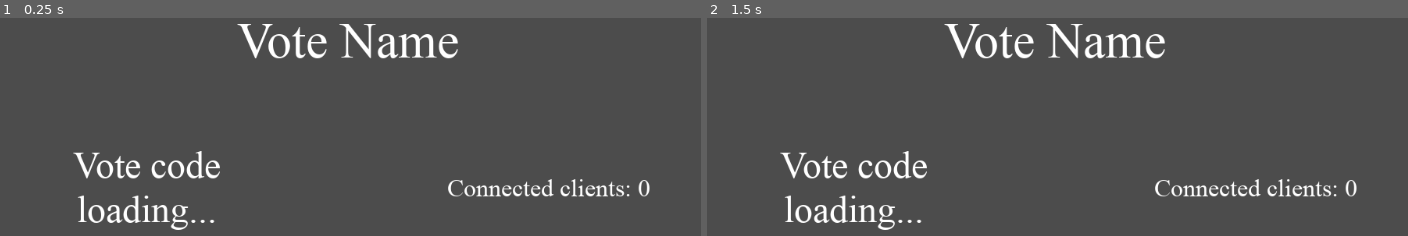
Above: before the commit, frames 1-2 (left to right).
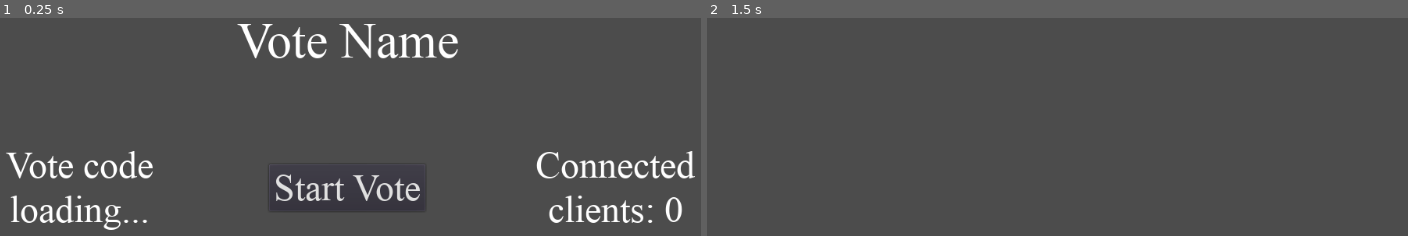
Above: after the commit, the same moments.

Repository: muckas/live-voter-client
Game: Godot game, scene res://scenes/VoteHoster.tscn
Same seed, same stepped clock (60 frames per second), same inputs: the game is played once before the commit and once after it. This scene is started directly instead of the project's main scene. The engine's default icon, where the game draws it, is replaced by a stand-in: a white triangle on a blue panel in a dark square.
Inputs (mouse positions are in pixels of both pictures, inside the frame that each line leads up to):
- Up to frame 1 (0.25 s): no input
- Up to frame 2 (1.5 s): click (1057, 188) at 0.5 s, where only the run after the commit has a clickable "Start Vote"; tap Enter at 1.25 s

The runs differ from the first frame. In frame 1, 6.3% of the frame differs, in the area x 0-100%, y 61-98%; in frame 2, 4.0%.
Error before the commit: Invalid get index 'vote_name' (on base: 'Dictionary'). (res://scenes/VoteHoster.gd:17)
Error after the commit: Invalid get index 'vote_name' (on base: 'Dictionary'). (res://scenes/VoteHoster.gd:22)

Commit message:
Vote page presentation

Diff:
--- a/objects/VoteItem.gd
+++ b/objects/VoteItem.gd
@@ -9,9 +9,14 @@
 	connect("resized", self, "_on_self_resized")
 	_on_self_resized()
 
+func get_item_name() -> String:
+	return name_label.text
 
 func set_item_name(name:String):
 	name_label.text = name
+
+func get_item_texture() -> Texture:
+	return texture_rect.texture
 
 func set_item_image(page_index:int, item_index:int) -> void:
 	var endpoint:String = "/image/" + Global.active_vote_id + "/" + String(page_index) + "_" + String(item_index)
@@ -19,6 +24,7 @@
 	self.add_child(http)
 	http.connect("request_completed", self, "_on_image_request_completed")
 	http.request(Global.server_url + ":" + String(Global.server_port) + endpoint)
+
 
 
 func _on_self_resized() -> void:
--- a/objects/VotePage.gd
+++ b/objects/VotePage.gd
@@ -1,16 +1,31 @@
 extends Control
 class_name VotePage
 
+signal finished_presenting
+
 export(PackedScene) var vote_item_scene:PackedScene
+
+var presenting_item_index:int = 0
 
 onready var vbox:VBoxContainer = $VBoxContainer
 onready var name_label:Label = $VBoxContainer/NameLabel
+onready var voting_label:Label = $VBoxContainer/VotingLabel
 onready var grid:GridContainer = $VBoxContainer/GridContainer
+onready var presenting_popup:Popup = $PopupPresenting
+onready var presentina_texture_rect:TextureRect = $PopupPresenting/VBoxContainer/TextureRect
+onready var presenting_item_label:Label = $PopupPresenting/VBoxContainer/PopupItemLabel
 
 func _ready() -> void:
 	connect("resized", self, "_on_self_resized")
 	_on_self_resized()
 
+func _present_item() -> void:
+	if grid.get_child_count() > presenting_item_index:
+		var vote_item:VoteItem = grid.get_child(presenting_item_index)
+		presenting_item_label.text = vote_item.get_item_name()
+		presentina_texture_rect.texture = vote_item.get_item_texture()
+	else:
+		finish_presenting()
 
 func set_page_name(name:String) -> void:
 	name_label.text = name
@@ -18,11 +33,30 @@
 func add_vote_item(name:String, page_index:int, item_index:int) -> void:
 	var vote_item_instance:VoteItem = vote_item_scene.instance()
 	grid.add_child(vote_item_instance)
-	vote_item_instance.visible = false
 	vote_item_instance.set_item_name(name)
 	vote_item_instance.set_item_image(page_index, item_index)
+
+func start_presenting() -> void:
+	presenting_popup.popup_centered(rect_size - Vector2(32, name_label.rect_size.y+32))
+	presenting_popup.rect_position.y += name_label.rect_size.y / 2
+	presenting_item_index = 0
+	voting_label.visible = false
+	_present_item()
+
+func finish_presenting() -> void:
+	presenting_popup.visible = false
+	voting_label.visible = true
+	grid.visible = true
+	emit_signal("finished_presenting")
 
 
 func _on_self_resized() -> void:
 	vbox.rect_position = Vector2(16, 16)
 	vbox.rect_size = rect_size - Vector2(32, 32)
+	if presenting_popup.visible:
+		presenting_popup.popup_centered(rect_size - Vector2(32, name_label.rect_size.y+32))
+		presenting_popup.rect_position.y += name_label.rect_size.y / 2
+
+func _on_BtPresentNext_pressed():
+	presenting_item_index += 1
+	_present_item()
--- a/objects/VotePage.tscn
+++ b/objects/VotePage.tscn
@@ -32,10 +32,65 @@
 align = 1
 valign = 1
 
+[node name="VotingLabel" type="Label" parent="VBoxContainer"]
+visible = false
+margin_top = 58.0
+margin_right = 1024.0
+margin_bottom = 112.0
+text = "Time to vote!"
+align = 1
+valign = 1
+
 [node name="GridContainer" type="GridContainer" parent="VBoxContainer"]
-margin_top = 58.0
+visible = false
+margin_top = 302.0
 margin_right = 1024.0
 margin_bottom = 600.0
 size_flags_horizontal = 3
 size_flags_vertical = 3
 columns = 2
+
+[node name="PopupPresenting" type="PopupPanel" parent="."]
+margin_left = 73.0
+margin_top = 97.0
+margin_right = 941.0
+margin_bottom = 527.0
+__meta__ = {
+"_edit_group_": true
+}
+
+[node name="VBoxContainer" type="VBoxContainer" parent="PopupPresenting"]
+margin_left = 4.0
+margin_top = 4.0
+margin_right = 864.0
+margin_bottom = 426.0
+size_flags_horizontal = 3
+size_flags_vertical = 3
+
+[node name="TextureRect" type="TextureRect" parent="PopupPresenting/VBoxContainer"]
+margin_right = 868.0
+margin_bottom = 308.0
+size_flags_horizontal = 3
+size_flags_vertical = 3
+expand = true
+stretch_mode = 6
+
+[node name="PopupItemLabel" type="Label" parent="PopupPresenting/VBoxContainer"]
+margin_top = 312.0
+margin_right = 868.0
+margin_bottom = 366.0
+text = "Item name"
+align = 1
+valign = 1
+autowrap = true
+
+[node name="BtPresentNext" type="Button" parent="PopupPresenting/VBoxContainer"]
+margin_left = 381.0
+margin_top = 370.0
+margin_right = 486.0
+margin_bottom = 430.0
+size_flags_horizontal = 4
+size_flags_vertical = 5
+text = "Next"
+
+[connection signal="pressed" from="PopupPresenting/VBoxContainer/BtPresentNext" to="." method="_on_BtPresentNext_pressed"]
--- a/scenes/VoteHoster.gd
+++ b/scenes/VoteHoster.gd
@@ -1,6 +1,11 @@
 extends Control
 
 export(PackedScene) var vote_page_scene:PackedScene
+
+var vote_state:String = "intro"
+var current_page_index:int = 0
+var vote_results:Dictionary = {}
+var current_page_node:VotePage = null
 
 onready var keep_alive_timer:Timer = $KeepAliveTimer
 onready var error_popup:Popup = $PopupError
@@ -67,7 +72,7 @@
 		_error("Server not responding")
 
 
-func _on_KeepAliveTimer_timeout():
+func _on_KeepAliveTimer_timeout() -> void:
 	var endpoint:String = "/keep-active-vote/" + Global.active_vote_code
 	var request_url:String = Global.server_url + ":" + String(Global.server_port) + endpoint
 	var http:HTTPRequest = HTTPRequest.new()
@@ -83,3 +88,18 @@
 			_error(response["message"])
 	else:
 		_error("Server not responding")
+
+
+func _on_StartVoteButton_pressed() -> void:
+	current_page_index = 0
+	intro_container.visible = false
+	vote_page_container.visible = true
+	_present_page()
+
+func _present_page() -> void:
+	if vote_page_container.get_child_count() > current_page_index:
+		for child in vote_page_container.get_children():
+			child.visible = false
+		current_page_node = vote_page_container.get_child(current_page_index)
+		current_page_node.visible = true
+		current_page_node.start_presenting()
--- a/scenes/VoteHoster.tscn
+++ b/scenes/VoteHoster.tscn
@@ -48,7 +48,7 @@
 size_flags_vertical = 3
 
 [node name="VoteCodeLabel" type="Label" parent="VoteIntro/HBoxContainer"]
-margin_right = 510.0
+margin_right = 338.0
 margin_bottom = 298.0
 size_flags_horizontal = 3
 size_flags_vertical = 7
@@ -58,8 +58,17 @@
 align = 1
 valign = 1
 
+[node name="StartVoteButton" type="Button" parent="VoteIntro/HBoxContainer"]
+margin_left = 411.0
+margin_top = 119.0
+margin_right = 611.0
+margin_bottom = 179.0
+size_flags_horizontal = 6
+size_flags_vertical = 6
+text = "Start Vote"
+
 [node name="ClientCountLabel" type="Label" parent="VoteIntro/HBoxContainer"]
-margin_left = 514.0
+margin_left = 685.0
 margin_right = 1024.0
 margin_bottom = 298.0
 size_flags_horizontal = 3
@@ -79,7 +88,9 @@
 dialog_autowrap = true
 
 [node name="VotePages" type="Control" parent="."]
+visible = false
 anchor_right = 1.0
 anchor_bottom = 1.0
 
 [connection signal="timeout" from="KeepAliveTimer" to="." method="_on_KeepAliveTimer_timeout"]
+[connection signal="pressed" from="VoteIntro/HBoxContainer/StartVoteButton" to="." method="_on_StartVoteButton_pressed"]
--- a/ui/themes/main_theme.tres
+++ b/ui/themes/main_theme.tres
@@ -3,7 +3,7 @@
 [ext_resource path="res://ui/fonts/times.ttf" type="DynamicFontData" id=1]
 
 [sub_resource type="DynamicFont" id=1]
-size = 32
+size = 48
 font_data = ExtResource( 1 )
 
 [resource]
